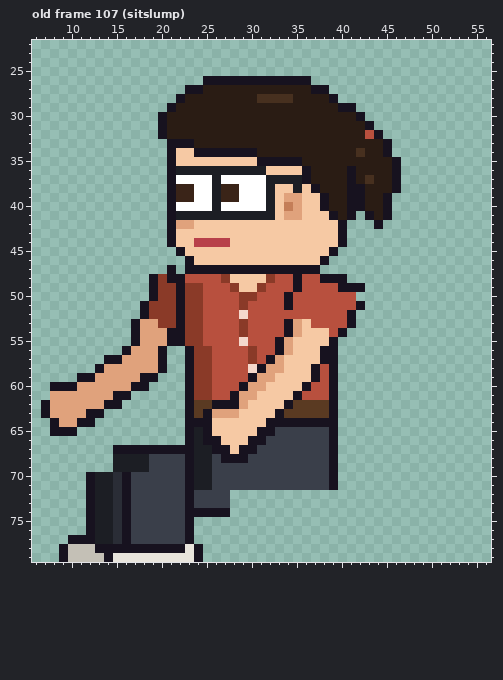
One commit to this pixel-art file: sprites/clients/client_designer_b_left_anim.aseprite. The picture above is the old version.
64x80 pixels, 129 frames. Colours within 5 levels of each other are drawn and written as one. Shown: old frame 107 (sitslump): x 6..56, y 22..79. The commit also changed other frames, which this record leaves out.
New version:
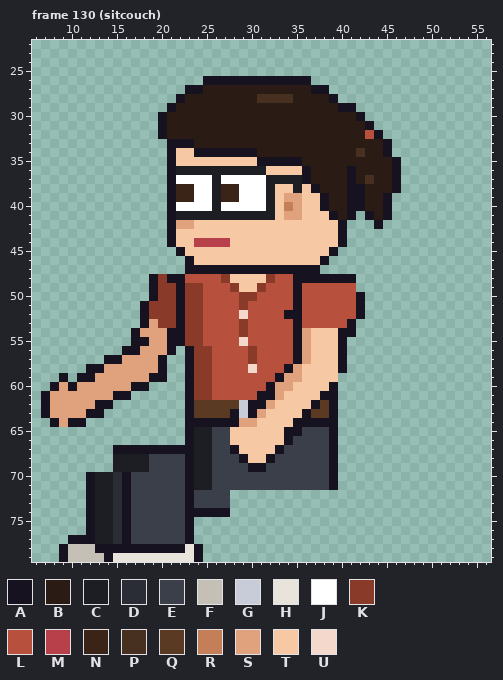
Palette (. is transparent): A #17121f  B #2a1c14  C #1c1e24  D #2a2d36  E #3a3f4a  F #c4c0b6  G #c8ccd8  H #e8e4dc  J #ffffff  K #8a3a28  L #b8503e  M #b8404a  N #3a2418  P #47301f  Q #5a3a22  R #c47e58  S #e0a27c  T #f6c9a4  U #f4d8cc
A new or re-ordered frame is compared with the old frame closest to it.
From old to new:
{"change": "frames 129 -> 135"}
{"where": "frame 130 (sitcouch) is new; against old frame 107 (sitslump), layers \"Near Arm\", \"Back Arm\""}
{"frame":130,"y":47,"x":21,"old":"A","new":"."}
{"frame":130,"y":48,"x":36,"old":"LL","new":"AA"}
{"frame":130,"y":48,"x":41,"old":".","new":"A"}
{"frame":130,"y":49,"x":40,"old":"AAA","new":"LL."}
{"frame":130,"y":50,"x":34,"old":"AL","new":"LA"}
{"frame":130,"y":50,"x":42,"old":".","new":"A"}
{"frame":130,"y":51,"x":34,"old":"AL","new":"LA"}
{"frame":130,"y":52,"x":34,"old":"LL","new":"AA"}
{"frame":130,"y":52,"x":41,"old":"A.","new":"LA"}
{"frame":130,"y":53,"x":17,"old":"AS","new":".A"}
{"frame":130,"y":53,"x":34,"old":"AST","new":"LAL"}
{"frame":130,"y":54,"x":34,"old":"AST","new":"LAS"}
{"frame":130,"y":54,"x":39,"old":"L","new":"T"}
{"frame":130,"y":54,"x":41,"old":".","new":"A"}
{"frame":130,"y":55,"x":18,"old":"S","new":"A"}
{"frame":130,"y":55,"x":33,"old":"ASTT","new":"LLAS"}
{"frame":130,"y":55,"x":39,"old":"A.","new":"TA"}
{"frame":130,"y":56,"x":17,"old":"S","new":"A"}
{"frame":130,"y":56,"x":20,"old":"A.","new":"SA"}
{"frame":130,"y":56,"x":33,"old":"ASTT","new":"LLAS"}
{"frame":130,"y":56,"x":38,"old":"AA.","new":"TTA"}
{"frame":130,"y":57,"x":32,"old":"ASTTT","new":"LLLAS"}
{"frame":130,"y":57,"x":38,"old":"AA.","new":"TTA"}
{"frame":130,"y":58,"x":12,"old":".","new":"A"}
{"frame":130,"y":58,"x":31,"old":"ASSTT","new":"LLLAS"}
{"frame":130,"y":58,"x":37,"old":"ALA.","new":"TTTA"}
{"frame":130,"y":59,"x":9,"old":".","new":"A"}
{"frame":130,"y":59,"x":18,"old":"A","new":"S"}
{"frame":130,"y":59,"x":20,"old":".","new":"A"}
{"frame":130,"y":59,"x":30,"old":"ASSTTT","new":"LLLASS"}
{"frame":130,"y":59,"x":37,"old":"ALA","new":"TTT"}
{"frame":130,"y":60,"x":9,"old":"A","new":"S"}
{"frame":130,"y":60,"x":29,"old":"ASSTTT","new":"LLLASS"}
{"frame":130,"y":60,"x":36,"old":"ALL","new":"TTT"}
{"frame":130,"y":61,"x":7,"old":".","new":"A"}
{"frame":130,"y":61,"x":28,"old":"ASSTTT","new":"LLLAAS"}
{"frame":130,"y":61,"x":35,"old":"ALLL","new":"TTTA"}
{"frame":130,"y":62,"x":13,"old":"S","new":"A"}
{"frame":130,"y":62,"x":15,"old":"A","new":"."}
{"frame":130,"y":62,"x":26,"old":"AAASTTT","new":"QQQGAAS"}
{"frame":130,"y":62,"x":34,"old":"AQQQ","new":"TTTA"}
{"frame":130,"y":63,"x":25,"old":"ASSSTTT","new":"QQQAGAS"}
{"frame":130,"y":63,"x":33,"old":"AQQQ","new":"TTTA"}
{"frame":130,"y":64,"x":10,"old":"S","new":"A"}
{"frame":130,"y":64,"x":12,"old":"A","new":"."}
{"frame":130,"y":64,"x":26,"old":"TTTTT","new":"AAASS"}
{"frame":130,"y":64,"x":32,"old":"AAA","new":"TTT"}
{"frame":130,"y":65,"x":8,"old":"AAA","new":"..."}
{"frame":130,"y":65,"x":25,"old":"ATT","new":"CEE"}
{"frame":130,"y":65,"x":31,"old":"AAEEE","new":"TTTAA"}
{"frame":130,"y":66,"x":25,"old":"AAT","new":"CEE"}
{"frame":130,"y":66,"x":30,"old":"AAEEE","new":"TTTTA"}
{"frame":130,"y":67,"x":26,"old":"AATAAEEE","new":"EEATTTTA"}
{"frame":130,"y":68,"x":27,"old":"AA","new":"EE"}
{"frame":130,"y":68,"x":30,"old":"EEE","new":"TTA"}
{"frame":130,"y":69,"x":30,"old":"EE","new":"AA"}
{"label":"erased","picture_box":[167,265,176,274]}
{"label":"changed","picture_box":[203,274,365,472]}
{"label":"changed","picture_box":[41,319,176,436]}
